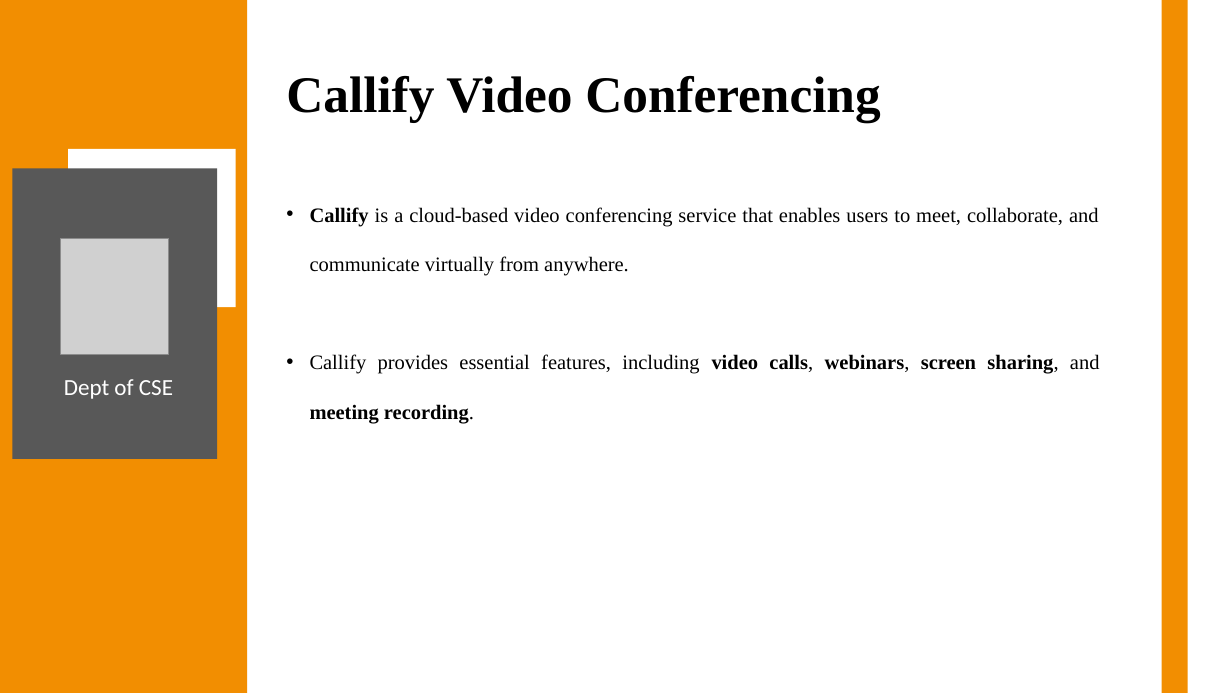
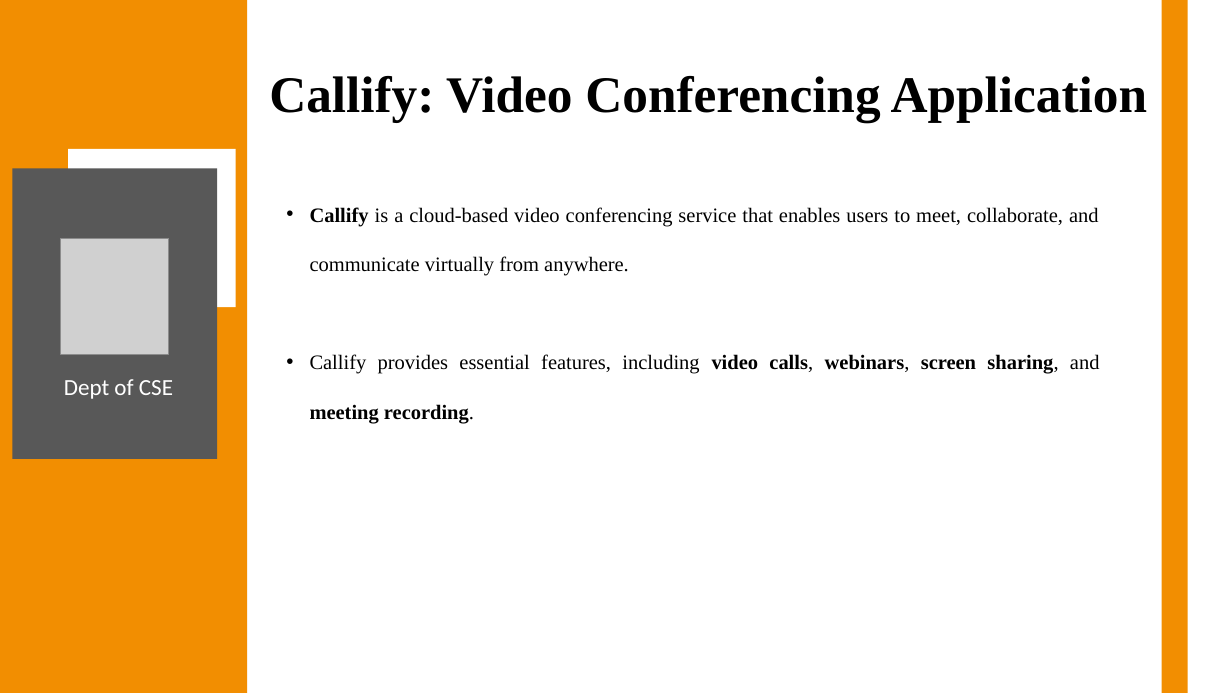
Before and after one commit to Anish202020/7th-Semester, a slide deck: slide 3 of Report & PPT/Project Work/Ppt/Callify Synopsis.pptx. Drawn at 1232x693 pixels with LibreOffice and Linux fonts; fonts in the diff are those of the drawing; grey boxes stand for pictures. Boxes give left, top, right and bottom in pixels: in the first picture for what was removed or moved away, otherwise in the second. Text is boxed around its words. In the diff, an @@ line names an element or a change of style, - is before the commit and + after.

```diff
--- a/Report & PPT/Project Work/Ppt/Callify Synopsis.pptx
+++ b/Report & PPT/Project Work/Ppt/Callify Synopsis.pptx
@@ title at [269, 76, 1147, 122]: text changed @@
-Callify Video Conferencing
+Callify: Video Conferencing Application
```
Also in this commit, not shown: 2 other slides changed, 1 slide removed, 2 other files.
